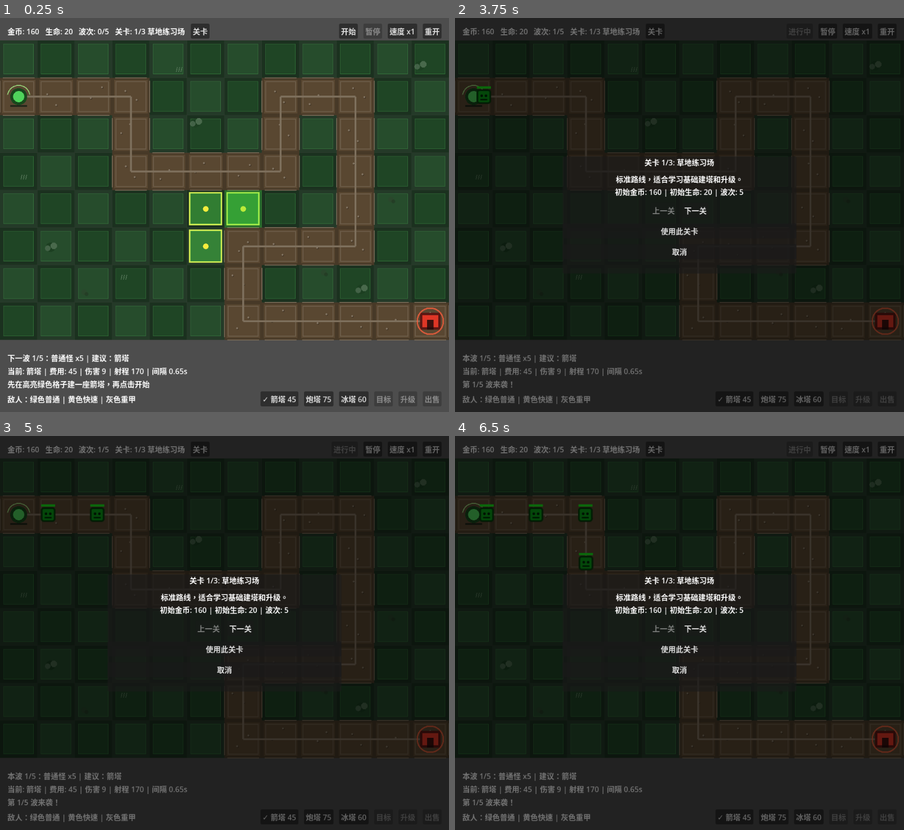
Above: before the commit, frames 1-4 (two rows, left to right).
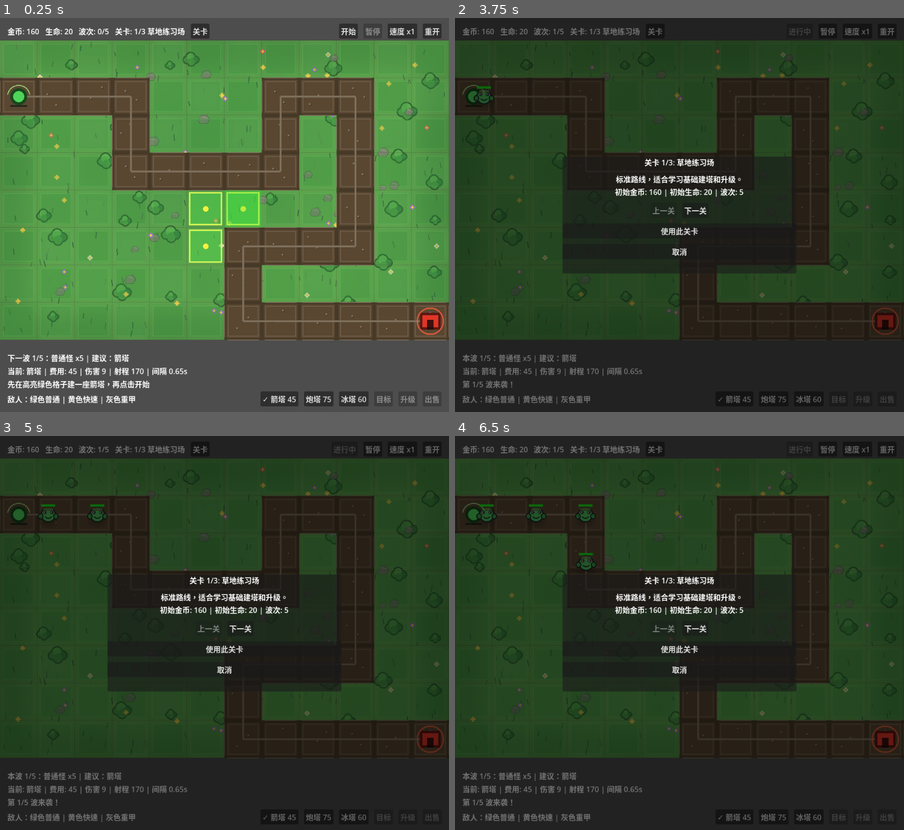
Above: after the commit, the same moments.

Repository: liang04/TowerDefense
Game: Godot game, scene res://scenes/main.tscn
The game is run twice, just before and just after one commit, with the same random seed, the same clock (stepped at 60 frames per second) and the same inputs.
Inputs:
- Up to frame 1 (0.25 s): no input
- Up to frame 2 (3.75 s): click "开始" at 0.5 s; click "关卡" at 1.25 s; click "暂停" at 2 s; click "速度 x1" at 2.75 s; click "重开" at 3.5 s
- Up to frame 3 (5 s): click "✓ 箭塔 45" at 4.25 s
- Up to frame 4 (6.5 s): click "炮塔 75" at 5 s; click "冰塔 60" at 5.75 s

The runs differ from the first frame. In frame 1, 53% of the frame differs, in the area x 0-100%, y 5-82%; in frame 2, 44%; in frame 3, 44%; in frame 4, 44%.

Commit message:
Add cartoon assets and configurable map backgrounds

Diff:
--- a/scripts/game_manager.gd
+++ b/scripts/game_manager.gd
@@ -443,6 +443,9 @@
 	var value = get_current_level().get("background", Color(0.11, 0.2, 0.13))
 	return value if value is Color else Color(0.11, 0.2, 0.13)
 
+func get_level_background_image_path() -> String:
+	return String(get_current_level().get("background_image", ""))
+
 func get_level_buildable_color() -> Color:
 	var value = get_current_level().get("buildable_color", Color(0.18, 0.55, 0.24, 0.22))
 	return value if value is Color else Color(0.18, 0.55, 0.24, 0.22)
--- a/scripts/level_data.gd
+++ b/scripts/level_data.gd
@@ -8,6 +8,7 @@
 			"starting_gold": 160,
 			"starting_lives": 20,
 			"background": Color(0.11, 0.2, 0.13),
+			"background_image": "res://assets/maps/cartoon_grassland.png",
 			"buildable_color": Color(0.18, 0.55, 0.24, 0.22),
 			"path_color": Color(0.35, 0.28, 0.2),
 			"ambient_color": Color(1.0, 1.0, 0.97),
@@ -51,6 +52,7 @@
 			"starting_gold": 190,
 			"starting_lives": 18,
 			"background": Color(0.13, 0.17, 0.18),
+			"background_image": "res://assets/maps/cartoon_grassland.png",
 			"buildable_color": Color(0.18, 0.48, 0.4, 0.24),
 			"path_color": Color(0.38, 0.31, 0.24),
 			"ambient_color": Color(0.88, 0.92, 1.0),
@@ -86,6 +88,7 @@
 			"starting_gold": 220,
 			"starting_lives": 14,
 			"background": Color(0.18, 0.14, 0.12),
+			"background_image": "res://assets/maps/cartoon_grassland.png",
 			"buildable_color": Color(0.42, 0.24, 0.18, 0.26),
 			"path_color": Color(0.46, 0.25, 0.16),
 			"ambient_color": Color(1.0, 0.85, 0.76),
--- a/scripts/main.gd
+++ b/scripts/main.gd
@@ -25,6 +25,8 @@
 var _tutorial_active: bool = true
 var _tutorial_first_tower_built: bool = false
 var _recommended_cells: Array[Vector2i] = []
+var _map_background_texture: Texture2D = null
+var _map_background_path: String = ""
 
 ## ---- 生命周期 ----
 func _ready() -> void:
@@ -313,6 +315,11 @@
 
 func _draw_background() -> void:
 	var map_size := Vector2(GameManager.GRID_COLS * GameManager.CELL_SIZE, GameManager.GRID_ROWS * GameManager.CELL_SIZE)
+	var map_texture := _get_map_background_texture()
+	if map_texture:
+		draw_texture_rect(map_texture, Rect2(Vector2.ZERO, map_size), false)
+		return
+
 	var background_color := GameManager.get_level_background_color()
 	draw_rect(Rect2(Vector2.ZERO, map_size), background_color)
 
@@ -324,6 +331,27 @@
 			draw_rect(Rect2(cell_origin, Vector2(GameManager.CELL_SIZE, GameManager.CELL_SIZE)), tint)
 
 	_draw_ground_details(background_color)
+
+func _get_map_background_texture() -> Texture2D:
+	var path := GameManager.get_level_background_image_path()
+	if path.is_empty():
+		return null
+	if _map_background_texture and _map_background_path == path:
+		return _map_background_texture
+	if not FileAccess.file_exists(path):
+		return null
+
+	var bytes := FileAccess.get_file_as_bytes(path)
+	if bytes.is_empty():
+		return null
+
+	var image := Image.new()
+	if image.load_png_from_buffer(bytes) != OK:
+		return null
+
+	_map_background_texture = ImageTexture.create_from_image(image)
+	_map_background_path = path
+	return _map_background_texture
 
 func _draw_ground_details(background_color: Color) -> void:
 	var grass_color := background_color.lightened(0.28)
Binary file added: assets/maps/cartoon_grassland.png
Binary file added: assets/sprites/cartoon_preview.png
Binary file added: assets/sprites/enemies/grunt_0.png
Binary file added: assets/sprites/enemies/runner_0.png
Binary file added: assets/sprites/enemies/tank_0.png
Binary file added: assets/sprites/towers/arrow_0.png
Binary file added: assets/sprites/towers/cannon_0.png
Binary file added: assets/sprites/towers/frost_0.png
Not shown, added: tools/generate_cartoon_sprites.py
Not shown, added: tools/generate_map_background.py
